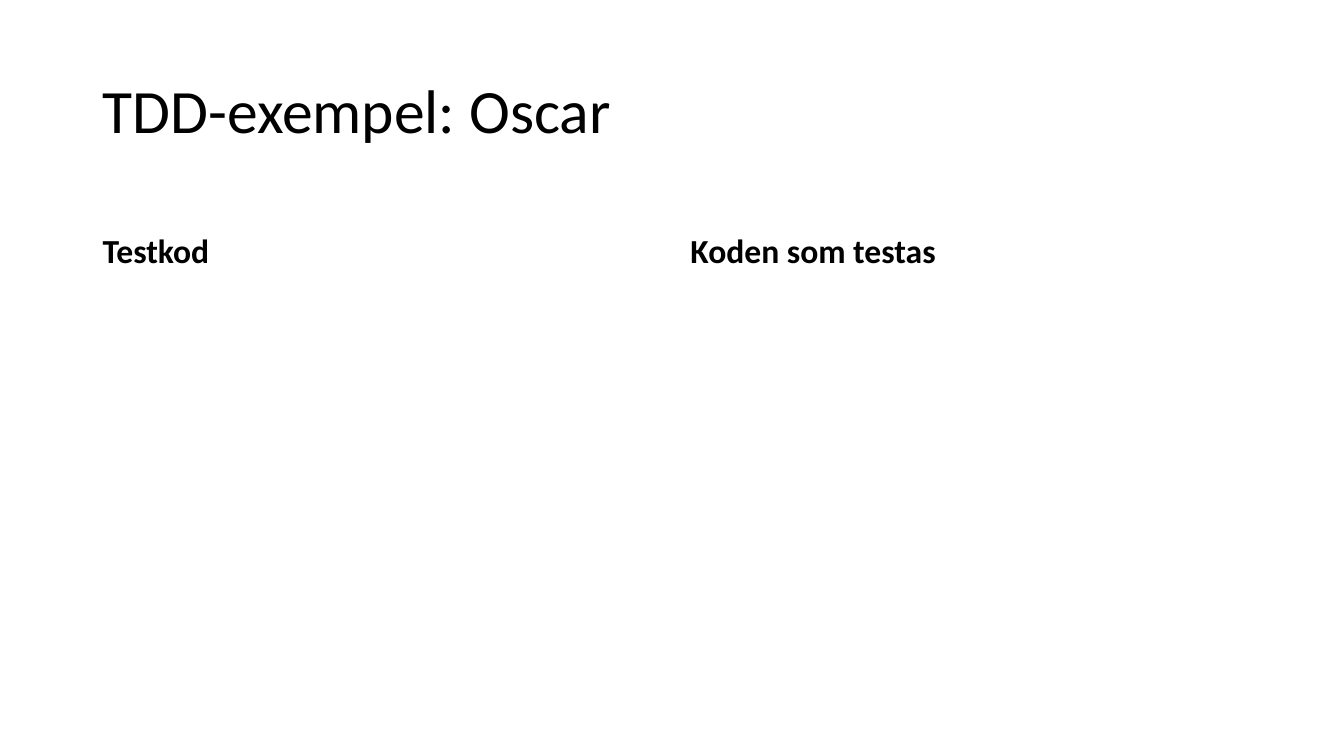
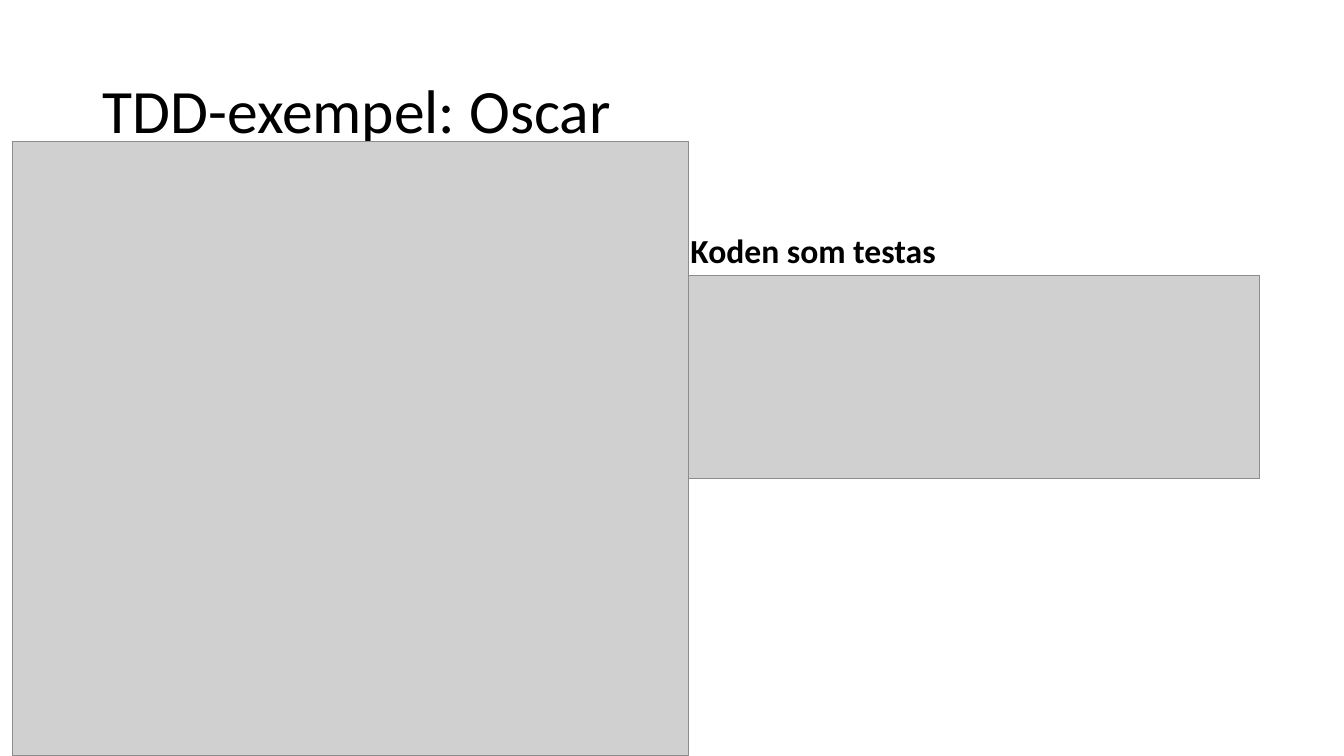
Before and after one commit to fyrtio2/projektINTE, a slide deck: slide 8 of 01 Dokumentation/slutredovisning.pptx. Drawn at 1344x756 pixels with LibreOffice and Linux fonts; fonts in the diff are those of the drawing; grey boxes stand for pictures. Boxes give left, top, right and bottom in pixels: in the first picture for what was removed or moved away, otherwise in the second. Text is boxed around its words. In the diff, an @@ line names an element or a change of style, - is before the commit and + after.

Commit message:
lagt til tdd exempel i powerpointen

```diff
--- a/01 Dokumentation/slutredovisning.pptx
+++ b/01 Dokumentation/slutredovisning.pptx
@@ picture added at box(12, 141, 689, 756) @@
@@ text removed at box(103, 239, 210, 264) @@
-Testkod
@@ picture added at box(689, 275, 1260, 479) @@
```
Also in this commit, not shown: 1 slide added.
